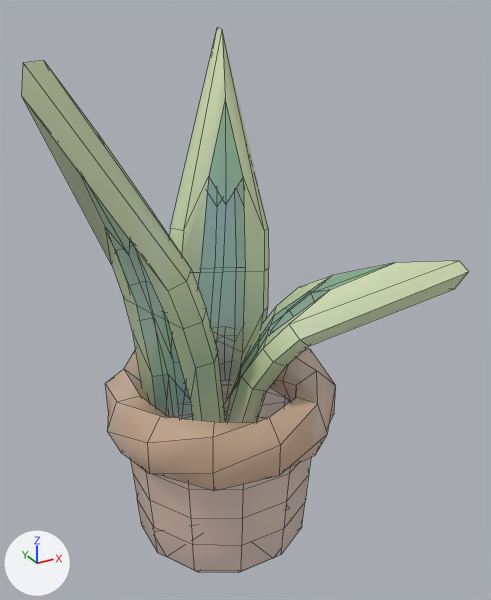
An edit to the FBX model Assets/Models/Tiny Treats plants/sansevieria_plant_small_potted.fbx, drawn before and after from the same camera.
Camera for both pictures: a 50 mm camera at (-0.555, -1.119, 1.107) aimed at (0.044, -0.029, 0.562). The lights are fixed; the arrows at lower left show +X, +Y and +Z. Mesh edges are drawn as thin lines. Objects named as collision shapes, trigger or cutter boxes, shadow casters or lower levels of detail are left out. Where no turn or scale is listed for an object, it has been applied to the vertices.

In view in the first picture: 'sansevieria_plant_small_potted'.
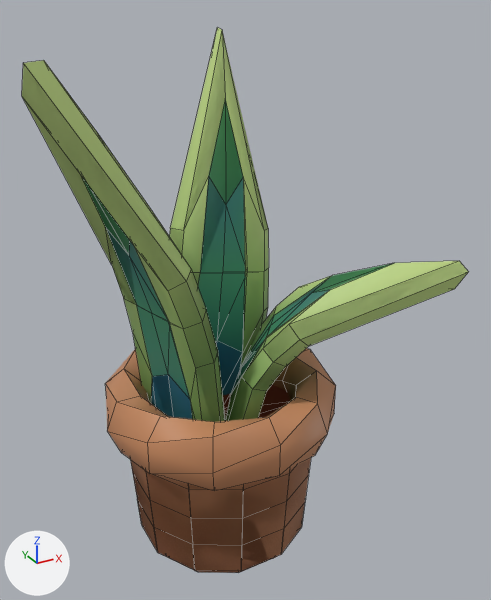
Where the change shows, as pixel boxes (x1, y1, x2, y2) in the pictures (491 x 600 px):
'sansevieria_plant_small_potted', surface changed: (22, 27, 468, 573) in both
'sansevieria_plant_small_potted_LOD1', added: after (22, 27, 468, 573)

What changed in the scene script:
```text
Change img_tiny_treats_texture_1_png:
    img_tiny_treats_texture_1_png: load_image('tiny_treats_texture_1.png', 'tiny_treats_texture_1.png', 1024, 1024, 'Non-Color') -> load_image('tiny_treats_texture_1.png', 'tiny_treats_texture_1.png', 1024, 1024, 'sRGB')
Change mat_tiny_treats_1:
    remove n3 = _N.new('ShaderNodeTexImage'); n3.name = 'Image Texture.001'
    remove n3.image = img_tiny_treats_texture_1_png
    where n0 = _N.new('ShaderNodeBsdfPrincipled'); n0.name = 'Principled BSDF'
    remove _L.new(n3.outputs[0], n0.inputs[4])  # 'Color' to 'Alpha'
    where n2 = _N.new('ShaderNodeTexImage'); n2.name = 'Image Texture'
    add _L.new(n2.outputs[1], n0.inputs[4])  # 'Alpha' to 'Alpha'
Add me_sansevieria_plant_small_potted_001:
    me_sansevieria_plant_small_potted_001.from_pydata(...)  # 263 vertices, 262 faces; spans x -0.35..0.365, y -0.294..0.244, z 0.0..1.059
    me_sansevieria_plant_small_potted_001.materials.append(mat_tiny_treats_1)  # picture img_tiny_treats_texture_1_png
Add ob_sansevieria_plant_small_potted_lod1:
    ob_sansevieria_plant_small_potted_lod1 = bpy.data.objects.new('sansevieria_plant_small_potted_LOD1', me_sansevieria_plant_small_potted_001)
    ob_sansevieria_plant_small_potted_lod1.location = (0.0, 0.0, 0.0)
```
